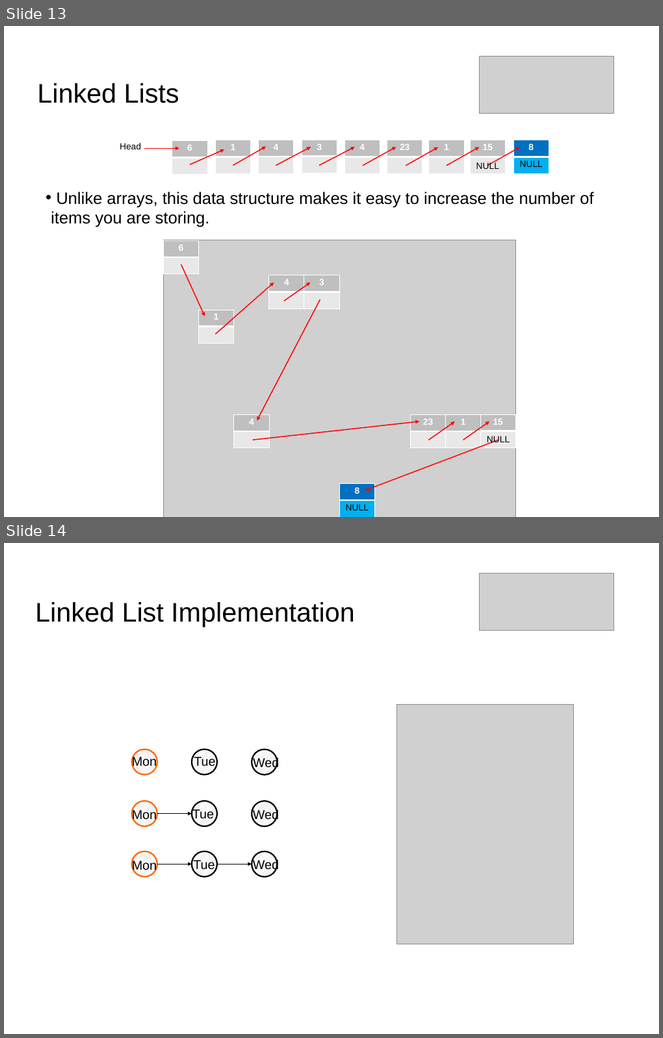
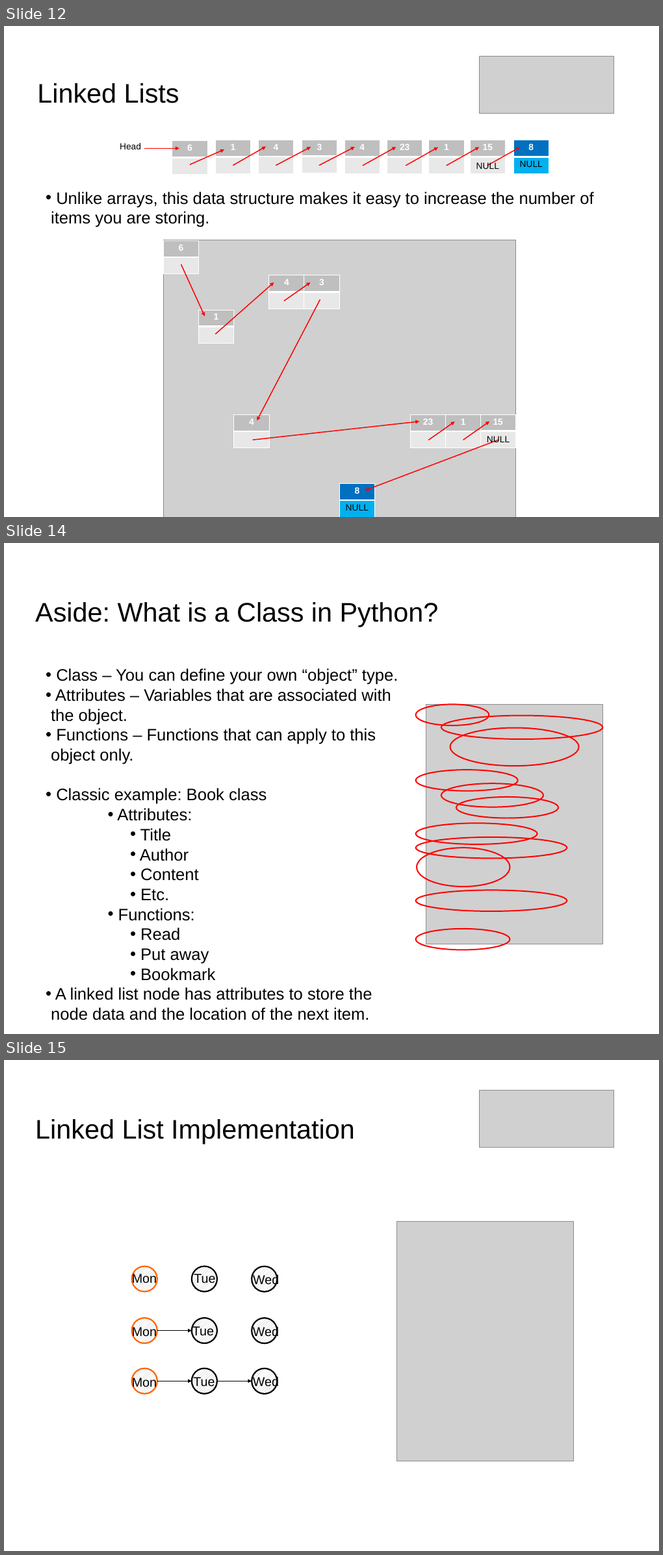
Before and after one commit to UCLA-LACC-21/M2_Algorithms, a slide deck: Algorithms_Module2_LACC21_part1.pptx. Shown one above the other, each under a label of ours: slides 13 and 14 before the commit, slides 12, 14 and 15 after it; the slides between them are not shown. The pictures are 663x1038 and 663x1555 pixels, drawn with LibreOffice and Linux fonts; fonts in the diff are those of the drawing; grey boxes stand for pictures. Boxes give left, top, right and bottom in pixels: in the first picture for what was removed or moved away, otherwise in the second. Text is boxed around its words. In the diff, an @@ line names an element or a change of style, - is before the commit and + after.

```diff
--- a/Algorithms_Module2_LACC21_part1.pptx
+++ b/Algorithms_Module2_LACC21_part1.pptx
@@ slide 14 added at <box>4,543,659,1034</box>, background #FFFFFF @@
@@ title added at <box>35,602,439,627</box>, 42 pt, text #000000 @@
+Aside: What is a Class in Python?
@@ text added at <box>51,668,398,1021</box>, 26 pt, text #000000 @@
+• Class – You can define your own “object” type.
+• Attributes – Variables that are associated with the object.
+• Functions – Functions that can apply to this object only.
+• Classic example: Book class
+      • Attributes:
+        • Title
+        • Author
+        • Content
+        • Etc.
+      • Functions:
+        • Read
+        • Put away
+        • Bookmark
+• A linked list node has attributes to store the node data and the location of the next item.
@@ ellipse added at <box>416,704,489,726</box>, outline #FF0000 2 pt @@
@@ picture added at <box>426,705,603,944</box> @@
@@ ellipse added at <box>441,716,603,739</box>, outline #FF0000 2 pt @@
@@ ellipse added at <box>451,728,579,766</box>, outline #FF0000 2 pt @@
@@ ellipse added at <box>416,770,518,791</box>, outline #FF0000 2 pt @@
@@ ellipse added at <box>441,783,544,807</box>, outline #FF0000 2 pt @@
@@ ellipse added at <box>456,797,558,819</box>, outline #FF0000 2 pt @@
@@ ellipse added at <box>416,824,538,845</box>, outline #FF0000 2 pt @@
@@ ellipse added at <box>416,837,567,859</box>, outline #FF0000 2 pt @@
@@ ellipse added at <box>417,848,510,887</box>, outline #FF0000 2 pt @@
@@ ellipse added at <box>416,890,567,912</box>, outline #FF0000 2 pt @@
@@ ellipse added at <box>416,929,510,951</box>, outline #FF0000 2 pt @@
@@ what was slide 13 is now slide 12 @@
@@ what was slide 14 is now slide 15 @@
```
Also in this commit, not shown: 7 slides changed, 5 other slides added, 1 slide removed, 1 other file.
